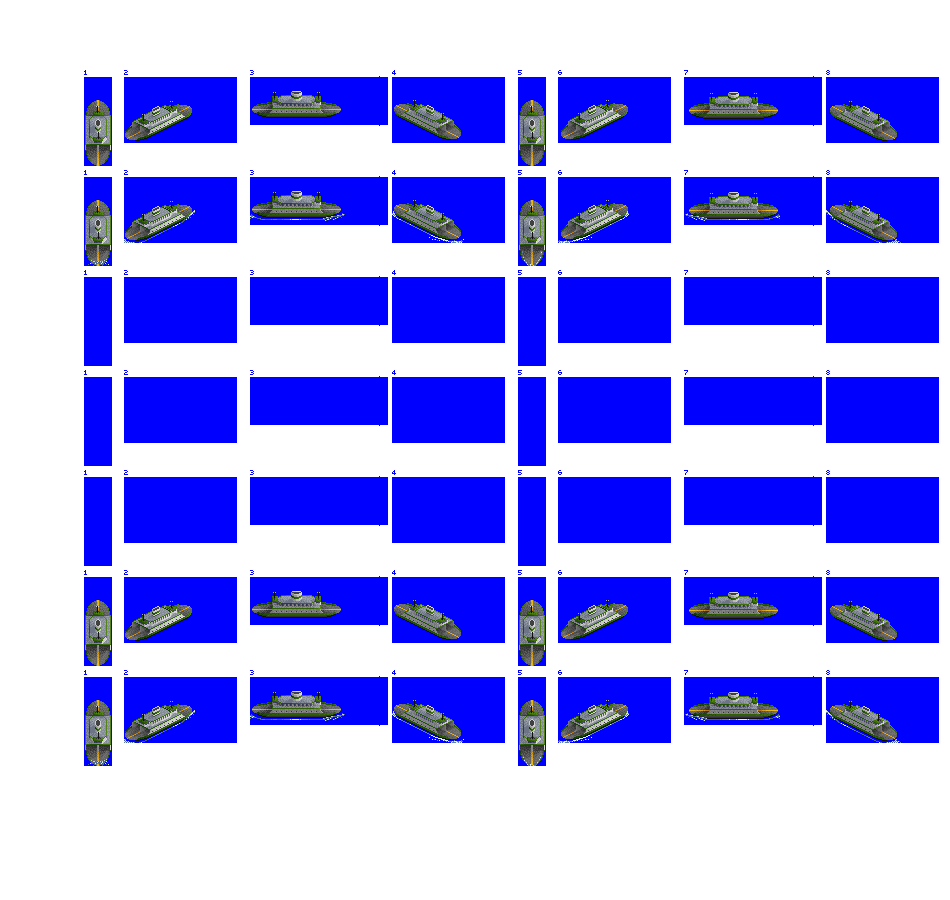
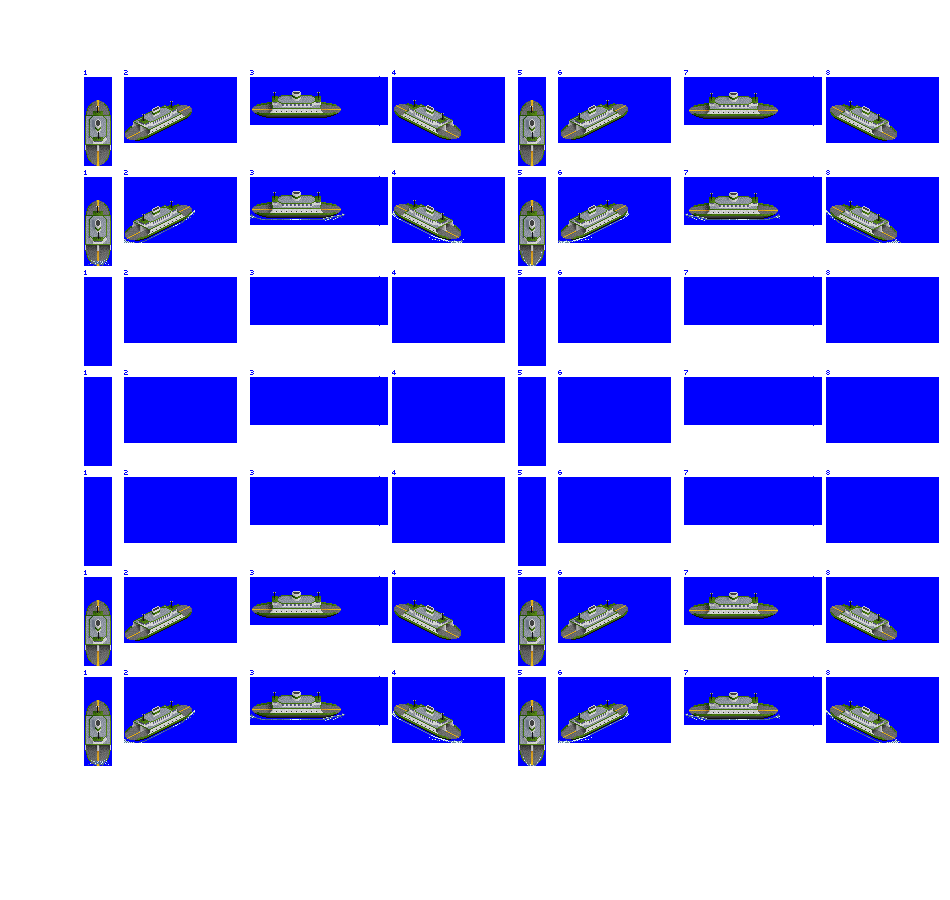
Layered file, before and after one edit (950×900). Changes by layer:
painted on "ferry" over [85,91,897,765]
